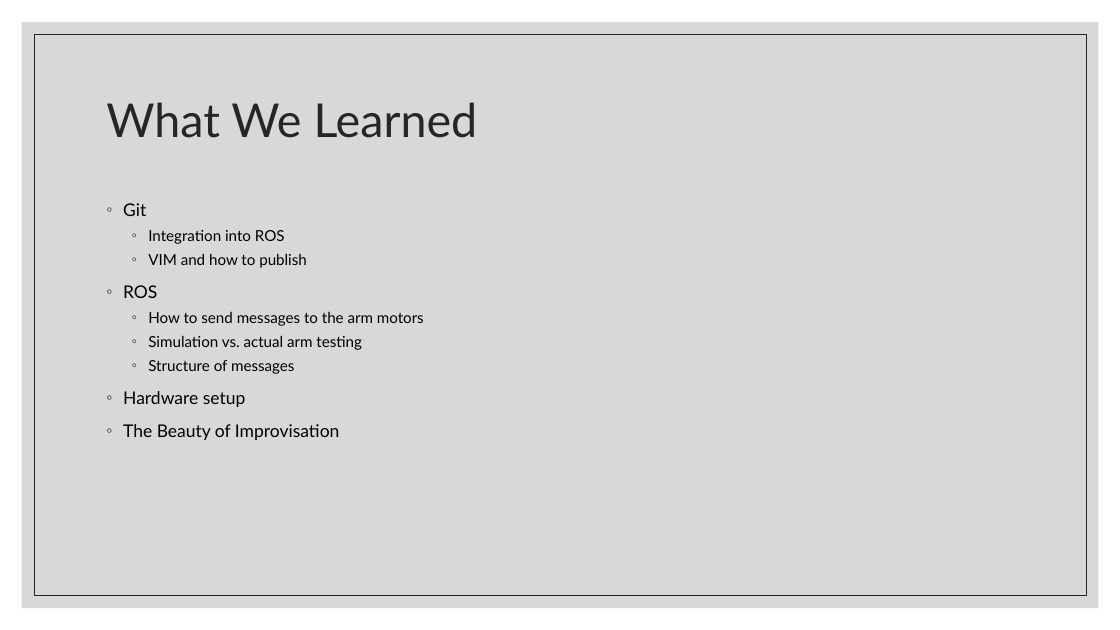
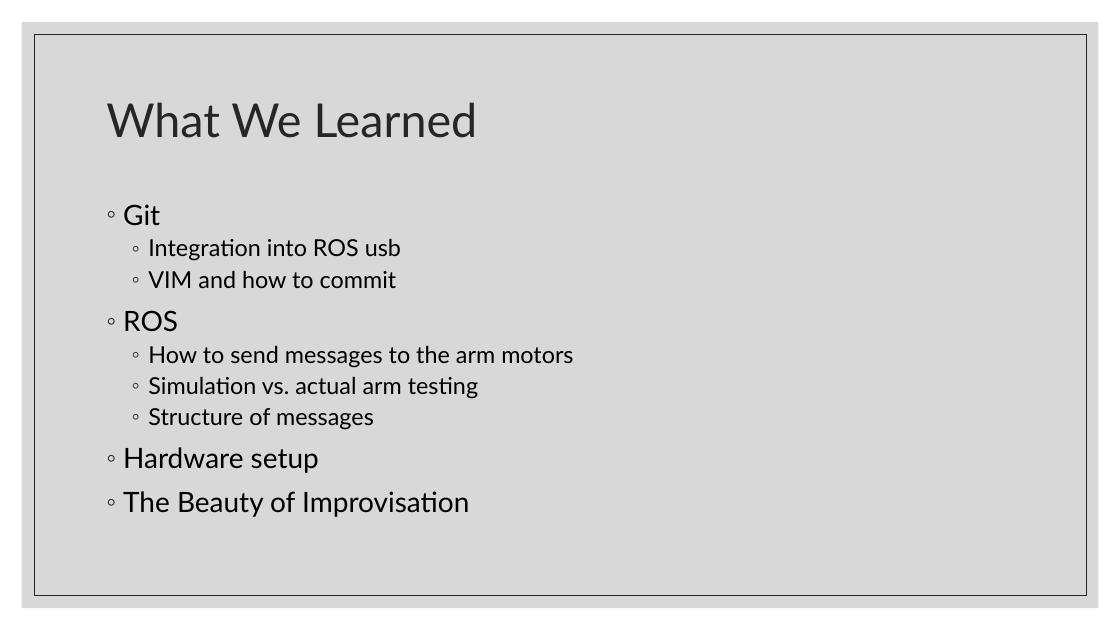
Before and after one commit to liquatics/outofhand, a slide deck: slide 15 of Docs/Final Presentation.pptx (slide 10 before the commit). Drawn at 1120x630 pixels with LibreOffice and Linux fonts; fonts in the diff are those of the drawing. Boxes give left, top, right and bottom in pixels: in the first picture for what was removed or moved away, otherwise in the second. Text is boxed around its words. In the diff, an @@ line names an element or a change of style, - is before the commit and + after.

Commit message:
Update Incoming
Font stylings and such

```diff
--- a/Docs/Final Presentation.pptx
+++ b/Docs/Final Presentation.pptx
@@ text at <box>123,204,573,517</box>: size 15 to 24 pt in "Git", "ROS", "Hardware setup", "The Beauty of Improvisation"; size 13 to 20 pt in "How to send messages to the arm ...", "Simulation vs. actual arm testing", "Structure of messages"; line spacing 1.1 to 1; line spacing 1 to 0.9 @@
@@ text at <box>148,238,401,288</box>: text changed; size 13 to 20 pt @@
-  ◦ Integration into ROS
-  ◦ VIM and how to publish
+  ◦ Integration into ROS usb
+  ◦ VIM and how to commit
```
Also in this commit, not shown: 7 other slides changed, 6 slides added, 1 slide removed.
